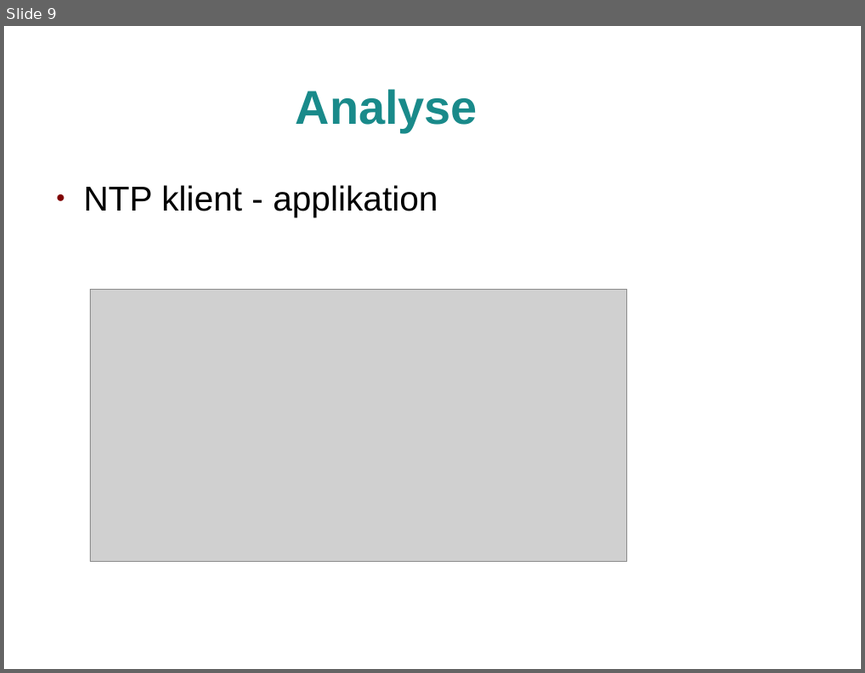
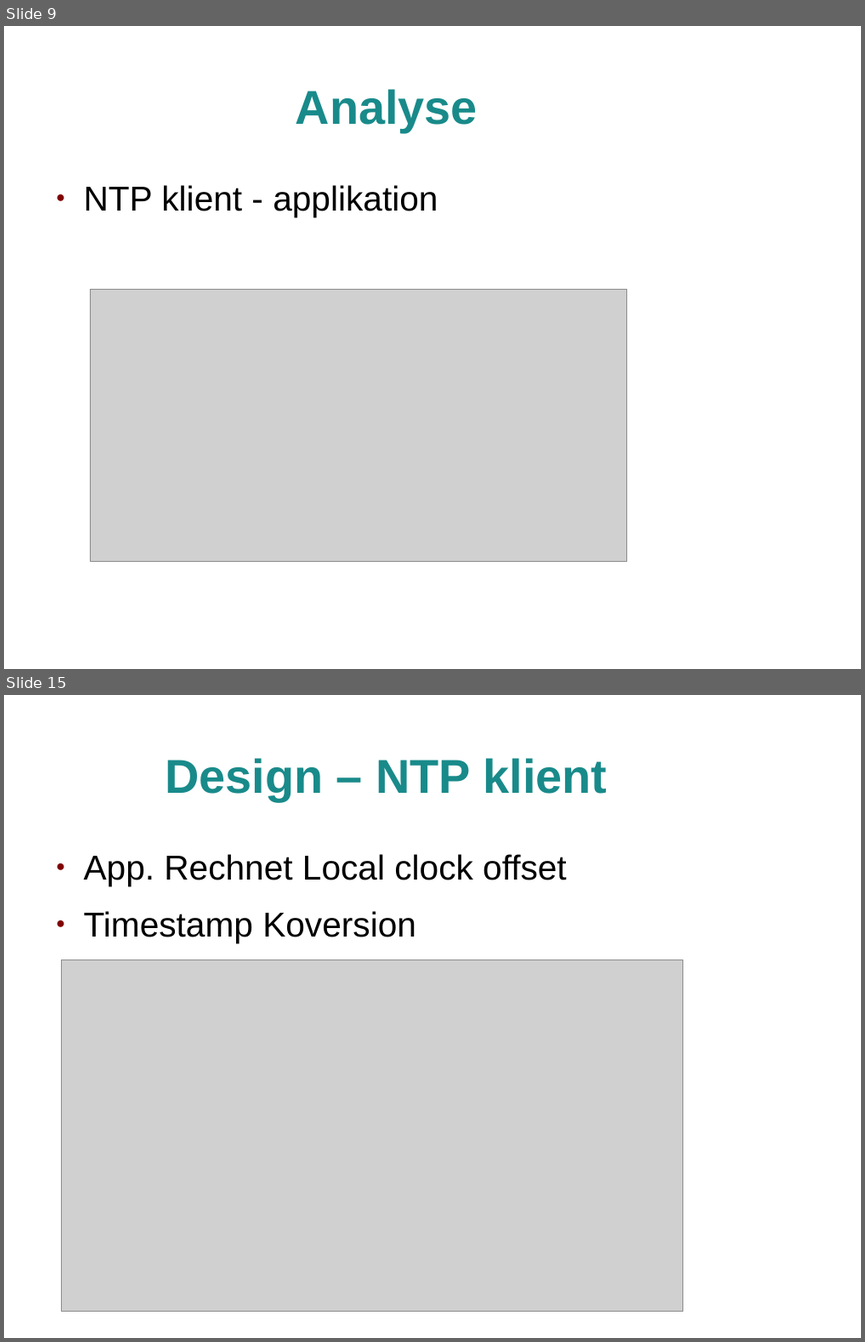
Before and after one commit to jlusticky/Bachelor-thesis, a slide deck: kolloquium/kolloquium.odp. Shown one above the other, each under a label of ours: slide 9 before the commit, slides 9 and 15 after it; the slides between them are not shown. The pictures are 865x673 and 865x1342 pixels, drawn with LibreOffice and Linux fonts; fonts in the diff are those of the drawing; grey boxes stand for pictures; background and template pictures are left out. Boxes give left, top, right and bottom in pixels: in the first picture for what was removed or moved away, otherwise in the second. Text is boxed around its words. In the diff, an @@ line names an element or a change of style, - is before the commit and + after.

```diff
--- a/kolloquium/kolloquium.odp
+++ b/kolloquium/kolloquium.odp
@@ slide 15 added at [4, 695, 861, 1338], background picture (left out) @@
@@ title added at [165, 758, 608, 801], 44 pt, text #198A8A, bold @@
+Design – NTP klient
@@ text added at [84, 854, 567, 943], 32 pt, text #000000 @@
+● App. Rechnet Local clock offset
+● Timestamp Koversion
@@ picture added at [62, 960, 683, 1310] @@
```
Also in this commit, not shown: 3 slides changed, 4 other slides added, 9 other files.
